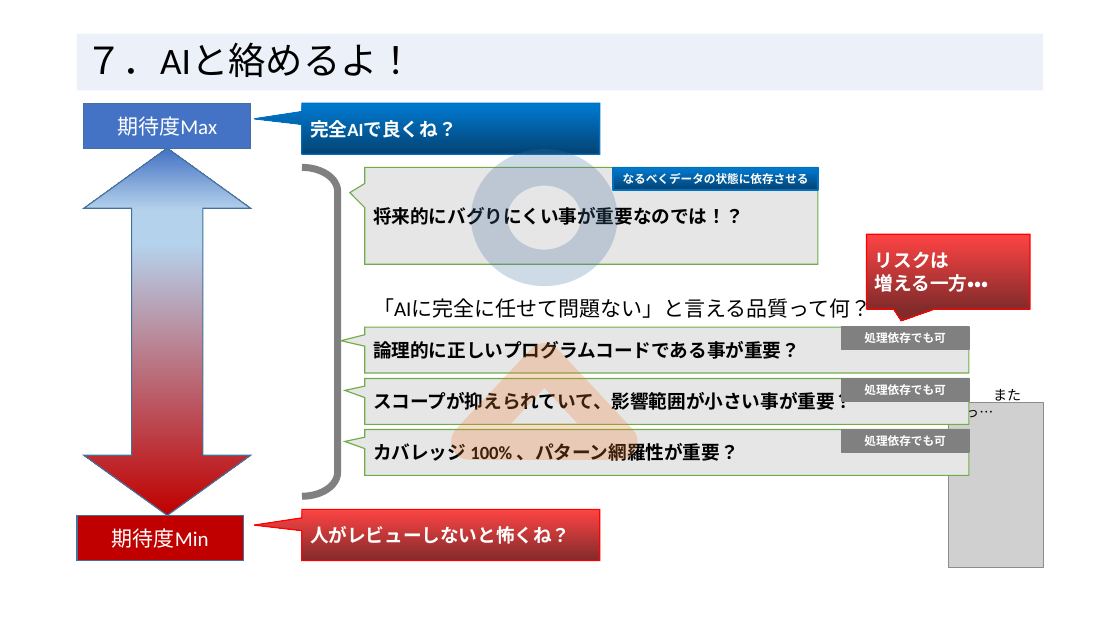
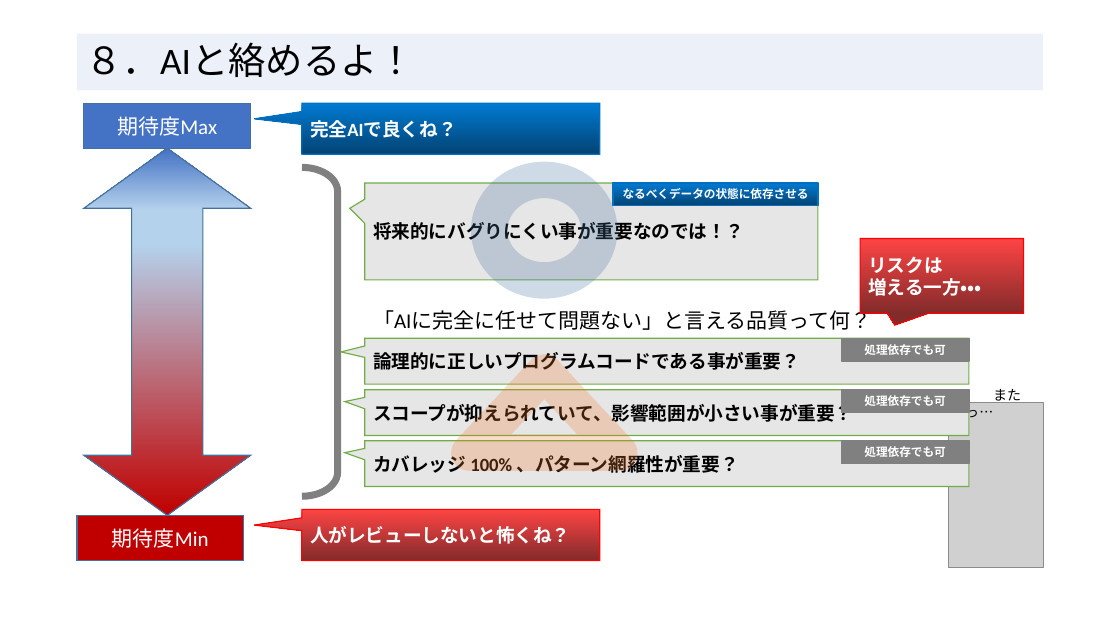
Before and after one commit to RyotoKuroki/QualityDependsOnDataApplication, a slide deck: slide 10 of 処理依存よりデータ依存_エンジニアの輪20250215.pptx (slide 9 before the commit). Drawn at 1120x630 pixels with LibreOffice and Linux fonts; fonts in the diff are those of the drawing; grey boxes stand for pictures. Boxes give left, top, right and bottom in pixels: in the first picture for what was removed or moved away, otherwise in the second. Text is boxed around its words. In the diff, an @@ line names an element or a change of style, - is before the commit and + after.

```diff
--- a/処理依存よりデータ依存_エンジニアの輪20250215.pptx
+++ b/処理依存よりデータ依存_エンジニアの輪20250215.pptx
@@ title at (x1=85, y1=42, x2=415, y2=77): text changed @@
-７．AIと絡めるよ！
+８．AIと絡めるよ！
@@ 1 speech box, 1 rectangle, 1 ellipse moved together from (x1=365, y1=167, x2=818, y2=268) to (x1=365, y1=180, x2=818, y2=281) @@
@@ speech box "リスクは" moved from (x1=867, y1=234, x2=1031, y2=309) to (x1=860, y1=239, x2=1024, y2=313) @@
@@ 3 speech boxes, 3 rectangles, 1 text, 1 flow chart extract moved together from (x1=365, y1=296, x2=970, y2=476) to (x1=365, y1=307, x2=970, y2=487) @@
```
Also in this commit, not shown: 7 other slides changed, 1 slide added.
